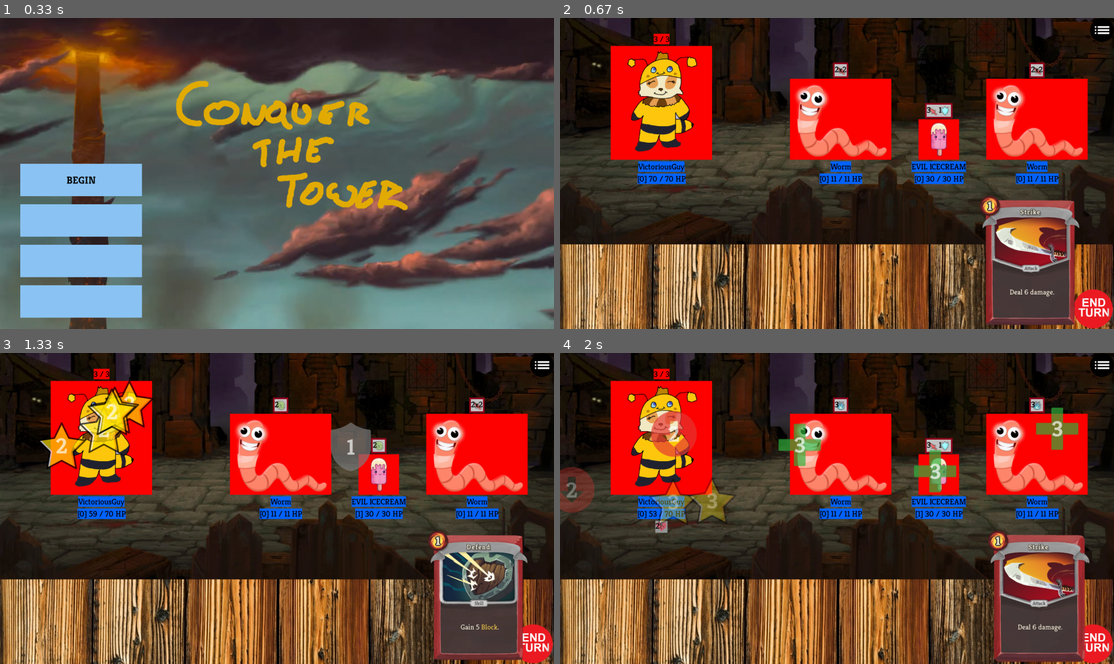
Above: before the commit, frames 1-4 (two rows, left to right).
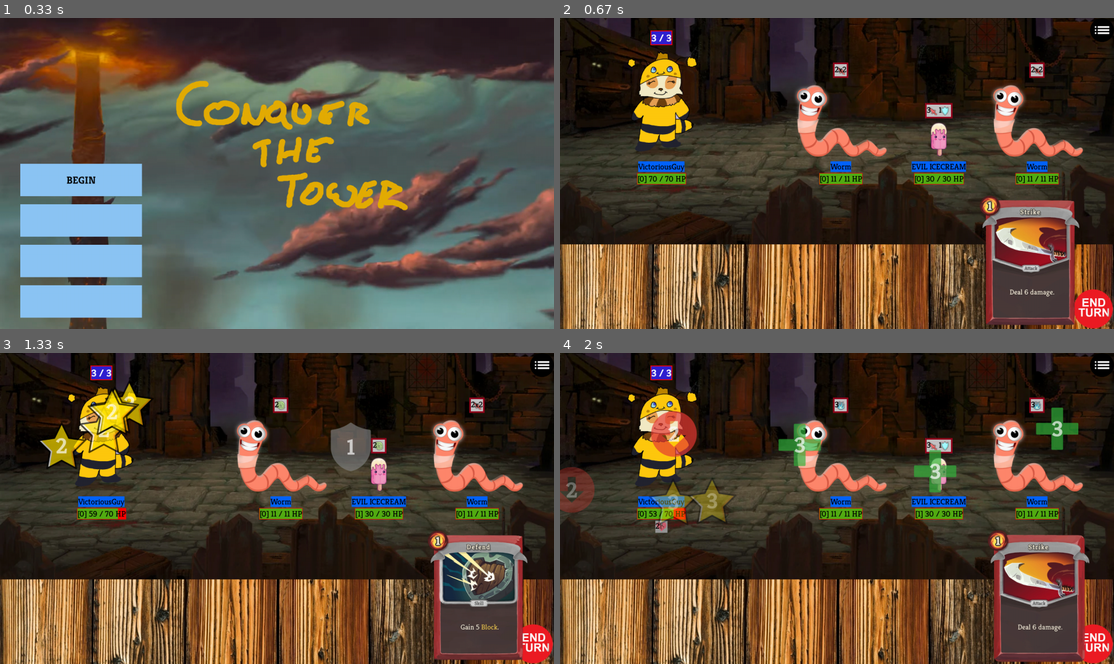
Above: after the commit, the same moments.

Repository: DawidKrolikiewicz/SlayTheSpire-WITH-PYGAME
Game: pygame game, started from CardGame/GameFolder/Code/main.py
The game is run twice, just before and just after one commit, with the same random seed, the same clock (stepped at 60 frames per second) and the same inputs.
Inputs (mouse positions are in pixels of both pictures, inside the frame that each line leads up to):
- Up to frame 1 (0.33 s): no input
- Up to frame 2 (0.67 s): press the mouse at (643, 179) at 0.37 s; move the mouse to (748, 223) at 0.47 s; release the mouse at (853, 263) at 0.6 s
- Up to frame 3 (1.33 s): press the mouse at (454, 595) at 0.7 s; move the mouse to (265, 595) at 0.8 s; release the mouse at (83, 598) at 0.93 s; press the mouse at (531, 642) at 1.03 s; move the mouse to (509, 617) at 1.13 s; release the mouse at (487, 589) at 1.27 s
- Up to frame 4 (2 s): press the mouse at (1091, 642) at 1.37 s; move the mouse to (942, 629) at 1.47 s; release the mouse at (787, 617) at 1.6 s; press the mouse at (1091, 642) at 1.7 s; move the mouse to (925, 517) at 1.8 s; release the mouse at (759, 393) at 1.93 s

Frame 1 is identical in both runs. In frame 2, 14% of the frame differs, in the area x 9-96%, y 3-54%; in frame 3, 14%; in frame 4, 14%.

Commit message:
More visuals and outlines + HP/MANA bar move

Diff:
--- a/CardGame/GameFolder/Code/characterFile.py
+++ b/CardGame/GameFolder/Code/characterFile.py
@@ -40,7 +40,7 @@
 
     def update(self, screen):
         # DRAWING CHARACTER SPRITE
-        pygame.draw.rect(screen, (255, 0, 0), self.rect_sprite)
+        #pygame.draw.rect(screen, (255, 0, 0), self.rect_sprite)
         screen.blit(self.image_sprite, self.rect_sprite.topleft)
 
         # DRAWING CHARACTER NAME
@@ -52,9 +52,14 @@
         self.image_hp = text_font.render(f"[{self.block}] {self.cur_health} / {self.max_health} HP", True,
                                          (0, 0, 0))
         self.rect_hp = self.image_hp.get_rect()
+        outline_hp = pygame.rect.Rect(0, 0, self.rect_hp.width + 2, self.rect_hp.height + 2)
         self.rect_hp.top = self.rect_name.bottom + 4
         self.rect_hp.centerx = self.rect_sprite.centerx
-        pygame.draw.rect(screen, (0, 100, 255), self.rect_hp)
+        outline_hp.center = self.rect_hp.center
+
+        pygame.draw.rect(screen, (255, 0, 0), outline_hp)
+        self.rect_hp.width = self.rect_hp.width * (self.cur_health / self.max_health)
+        pygame.draw.rect(screen, (83, 173, 19), self.rect_hp)
         screen.blit(self.image_hp, self.rect_hp.topleft)
 
         # ONGOING EFFECTS
--- a/CardGame/GameFolder/Code/playerFile.py
+++ b/CardGame/GameFolder/Code/playerFile.py
@@ -5,6 +5,7 @@
 import cardsFile
 import ongoingFile as o
 import animationsFile
+import fontsFile
 
 ON_CARD_EXHAUSTED = pygame.USEREVENT + 1
 ON_STATUS_CARD_DRAWN = pygame.USEREVENT + 2
@@ -52,10 +53,18 @@
         super().update(screen)
 
         # DRAWING PLAYER MANA
-        self.image_mana = characterFile.text_font.render(f"{self.mana} / 3", True, (0, 0, 0))
+        self.image_mana = fontsFile.text_font_big.render(f"{self.mana} / 3", True, (255, 255, 255))
         self.rect_mana = self.image_mana.get_rect()
+        outline_mana = pygame.rect.Rect(0, 0, self.rect_mana.width + 4, self.rect_mana.height + 4)
         self.rect_mana.midbottom = self.rect_sprite.midtop - pygame.Vector2(0, 4)
-        pygame.draw.rect(screen, (255, 0, 0), self.rect_mana)
+        outline_mana.center = self.rect_mana.center
+
+        pygame.draw.rect(screen, (255, 0, 0), outline_mana)
+        fill = self.mana / 3
+        if fill > 1:
+            fill = 1
+        self.rect_mana.width = self.rect_mana.width * fill
+        pygame.draw.rect(screen, (48, 33, 209), self.rect_mana)
         screen.blit(self.image_mana, self.rect_mana.topleft)
 
     def info(self):
